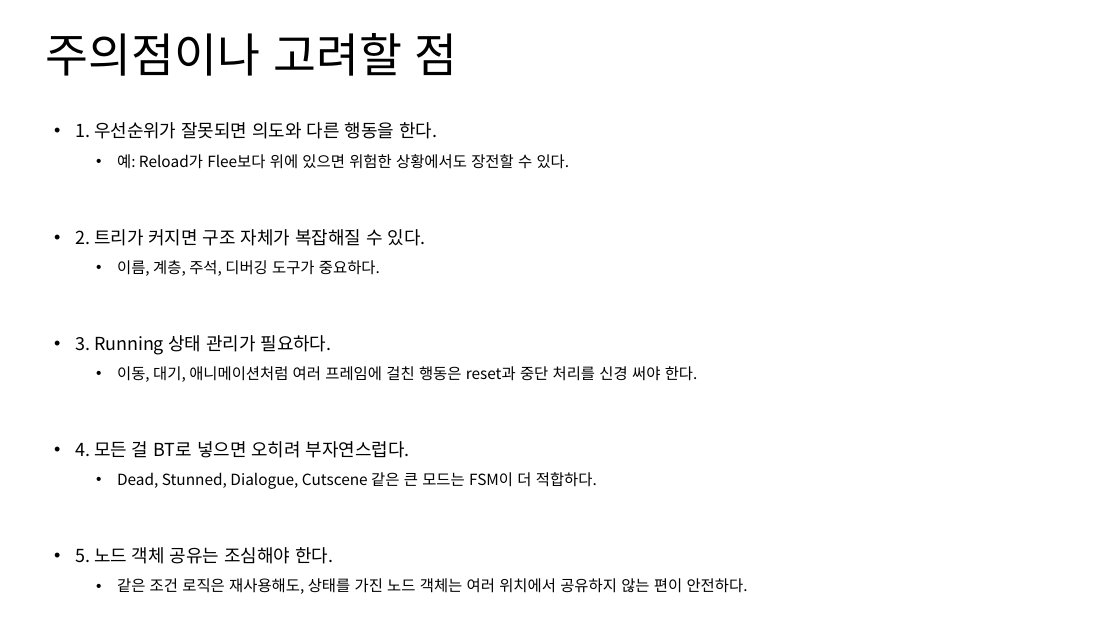
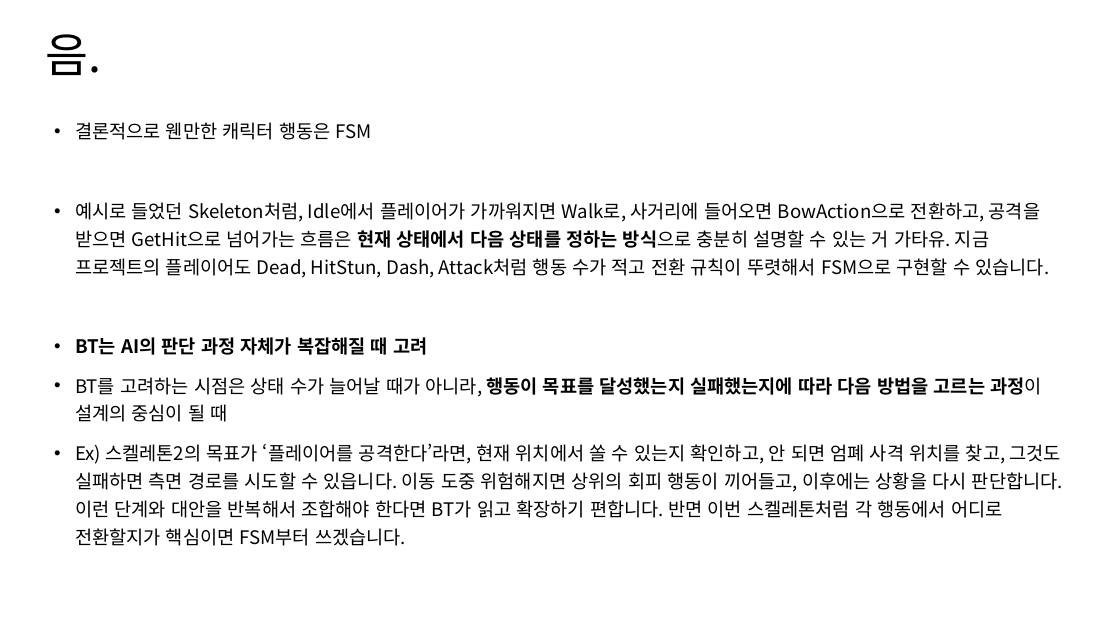
Before and after one commit to kimgaejin/CodeReview, a slide deck: slide 9 of #presentations/006_FSM과 BT.pptx (slide 11 before the commit). Drawn at 1120x630 pixels with LibreOffice and Linux fonts; fonts in the diff are those of the drawing. Boxes give left, top, right and bottom in pixels: in the first picture for what was removed or moved away, otherwise in the second. Text is boxed around its words. In the diff, an @@ line names an element or a change of style, - is before the commit and + after.

```diff
--- a/#presentations/006_FSM과 BT.pptx
+++ b/#presentations/006_FSM과 BT.pptx
@@ title at (46,34,102,75): text changed @@
-주의점이나 고려할 점
+음.
@@ text at (75,122,1063,546): text changed; size 13.2 to 16 pt @@
-• 1. 우선순위가 잘못되면 의도와 다른 행동을 한다.
-  • 예: Reload가 Flee보다 위에 있으면 위험한 상황에서도 장전할 수 있다.
-• 2. 트리가 커지면 구조 자체가 복잡해질 수 있다.
-  • 이름, 계층, 주석, 디버깅 도구가 중요하다.
-• 3. Running 상태 관리가 필요하다.
-  • 이동, 대기, 애니메이션처럼 여러 프레임에 걸친 행동은 reset과 중단 처리를 신경 써야 한다.
-• 4. 모든 걸 BT로 넣으면 오히려 부자연스럽다.
-  • Dead, Stunned, Dialogue, Cutscene 같은 큰 모드는 FSM이 더 적합하다.
-• 5. 노드 객체 공유는 조심해야 한다.
-  • 같은 조건 로직은 재사용해도, 상태를 가진 노드 객체는 여러 위치에서 공유하지 않는 편이 안전하다.
+• 결론적으로 웬만한 캐릭터 행동은 FSM
+• 예시로 들었던 Skeleton처럼, Idle에서 플레이어가 가까워지면 Walk로, 사거리에 들어오면 BowAction으로 전환하고, 공격을 받으면 GetHit으로 넘어가는 흐름은 현재 상태에서 다음 상태를 정하는 방식으로 충분히 설명할 수 있는 거 가타유. 지금 프로젝트의 플레이어도 Dead, HitStun, Dash, Attack처럼 행동 수가 적고 전환 규칙이 뚜렷해서 FSM으로 구현할 수 있습니다.
+• BT는 AI의 판단 과정 자체가 복잡해질 때 고려
+• BT를 고려하는 시점은 상태 수가 늘어날 때가 아니라, 행동이 목표를 달성했는지 실패했는지에 따라 다음 방법을 고르는 과정이 설계의 중심이 될 때
+• Ex) 스켈레톤2의 목표가 ‘플레이어를 공격한다’라면, 현재 위치에서 쏠 수 있는지 확인하고, 안 되면 엄폐 사격 위치를 찾고, 그것도 실패하면 측면 경로를 시도할 수 있읍니다. 이동 도중 위험해지면 상위의 회피 행동이 끼어들고, 이후에는 상황을 다시 판단합니다. 이런 단계와 대안을 반복해서 조합해야 한다면 BT가 읽고 확장하기 편합니다. 반면 이번 스켈레톤처럼 각 행동에서 어디로 전환할지가 핵심이면 FSM부터 쓰겠습니다.
```
Also in this commit, not shown: 4 other slides changed, 1 slide added, 2 slides removed.
